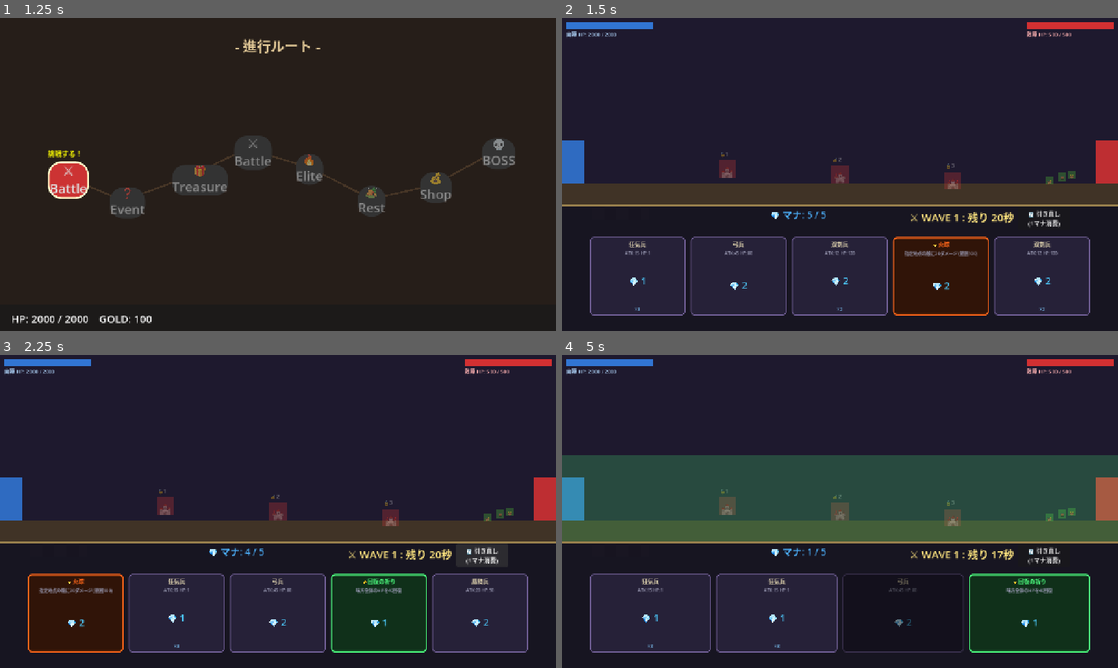
Above: before the commit, frames 1-4 (two rows, left to right).
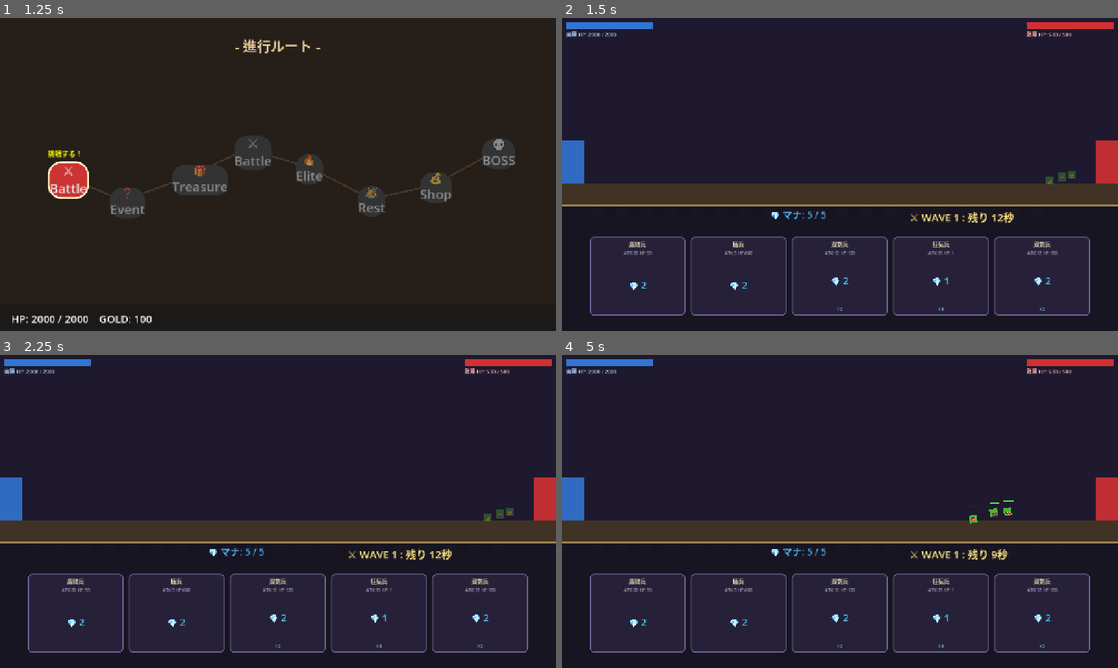
Above: after the commit, the same moments.

Repository: kumasan007/epic-line
Game: Godot game, scene res://Scenes/TitleScreen.tscn
The game is run twice, just before and just after one commit, with the same random seed, the same clock (stepped at 60 frames per second) and the same inputs.
Inputs (mouse positions are in pixels of both pictures, inside the frame that each line leads up to):
- Up to frame 1 (1.25 s): click "ゲーム開始" at 0.5 s
- Up to frame 2 (1.5 s): click "⚔️ Battle" at 1.25 s
- Up to frame 3 (2.25 s): click (483, 555) at 2 s, where only the run before the commit has a clickable "🔄 引き直し (1マナ消費)"
- Up to frame 4 (5 s): click (1045, 555) at 2.75 s, where only the run before the commit has a clickable "🔄 引き直し (1マナ消費)"; click (1045, 555) at 3.5 s, where only the run before the commit has a clickable "🔄 引き直し (1マナ消費)"; drag from (639, 611) to (895, 442) at 4.27 s

Frame 1 is identical in both runs. In frame 2, 5.3% of the frame differs, in the area x 11-90%, y 42-96%; in frame 3, 9.9%; in frame 4, 39%, in the area x 0-100%, y 32-96%.

Commit message:
feat: Implement core game management, UI, deck, battle, and unit systems.

Diff:
--- a/Scripts/BaseUnit.gd
+++ b/Scripts/BaseUnit.gd
@@ -74,21 +74,6 @@
 # 個体ごとの速度ゆらぎを持たせるための実際の速度
 var actual_speed: float = 0.0
 
-# === 全軍指揮の個別状態 ===
-# デフォルトはfalse（待機・後退）。突撃命令を受けるとtrueになる。
-var is_advancing: bool = false
-# BattleFieldへの参照（待機/後退ロジックなどで使用）
-var battlefield_ref = null
-
-# === ラリーポイント（指定地点待機） ===
-# -1.0 = 未設定（デフォルトのロール別ラインを使う）
-# 0以上 = 指定された座標へ移動して待機する
-var rally_x: float = -1.0
-
-# === 選択ハイライト ===
-var is_selected: bool = false
-var highlight_rect: ColorRect = null
-
 # === 拠点到達の境界座標 ===
 # BattleFieldから設定される。この座標を超えたら拠点に到達とみなす
 var enemy_base_x: float = INF
@@ -116,8 +101,6 @@
 	_create_temp_sprite()
 	# HPバーの作成
 	_create_hp_bar()
-	# 選択ハイライト枠の作成
-	_create_highlight()
 
 func _process(delta: float) -> void:
 	if not is_alive or is_ghost:
@@ -168,23 +151,8 @@
 		if dist_x < 15.0: # 15px以内なら物理的にぶつかっていると判定して立ち止まる
 			return
 
-	# --- 待機/後退コマンド時の移動制御 ---
-	# 自軍ユニットかつ、アサルト(0)以外の場合
+	# 前進し続ける
 	var current_move_dir: float = move_direction
-	if team == Team.PLAYER and unit_role != 0:
-		if not is_advancing: # 待機・後退状態
-			# ラリーポイントが設定されていればそこへ、未設定ならロール別デフォルトラインへ
-			var stop_x: float = rally_x if rally_x >= 0.0 else _get_defend_line_x()
-			# 許容誤差±5px
-			if position.x > stop_x + 5.0:
-				# ラインより進みすぎている → 自陣へ逃げ帰る（左へ）
-				current_move_dir = -1.0
-			elif position.x < stop_x - 5.0:
-				# ラインより手前 → 前進する（右へ）
-				current_move_dir = 1.0
-			else:
-				# ライン上にいる → 立ち止まる
-				return
 
 	# 実際の速度（ゆらぎ込み）×方向で更新
 	position.x += actual_speed * current_move_dir * delta
@@ -220,46 +188,6 @@
 
 		# 拠点へダメージを与える
 		attacked_base.emit(self, atk)
-
-# === 全軍指揮命令を受け取る ===
-func order_command(advance: bool) -> void:
-	if unit_role == 0:
-		return # アサルト(突撃兵)は命令を無視して常に前進する
-	is_advancing = advance
-
-# === ユニット種別のラリーポイントを設定 ===
-func set_rally_point(x_pos: float) -> void:
-	if unit_role == 0:
-		return # 突撃兵は命令無視
-	rally_x = x_pos
-	# ラリーポイントが設定されたら突撃状態を解除（待機に戻す）
-	is_advancing = false
-
-# === 選択ハイライトの切り替え ===
-func set_selected(selected: bool) -> void:
-	is_selected = selected
-	if highlight_rect:
-		highlight_rect.visible = selected
-
-# === 選択ハイライト枠の作成 ===
-func _create_highlight() -> void:
-	highlight_rect = ColorRect.new()
-	highlight_rect.name = "Highlight"
-	highlight_rect.color = Color(1.0, 1.0, 1.0, 0.3)
-	highlight_rect.size = Vector2(visual_size + 8, visual_size + 8)
-	highlight_rect.position = Vector2(-(visual_size + 8) / 2.0, -visual_size - 4)
-	highlight_rect.visible = false
-	highlight_rect.mouse_filter = Control.MOUSE_FILTER_IGNORE
-	add_child(highlight_rect)
-
-# === ロールに応じた防衛ラインX座標を取得 ===
-func _get_defend_line_x() -> float:
-	# 自陣拠点(X=70)からどれくらい進んだ位置に待機するか
-	match unit_role:
-		1: return 350.0 # TANK: 一番前（前衛の壁）
-		2: return 280.0 # FIGHTER: TANKの少し後ろ（近接主力）
-		3: return 200.0 # SHOOTER: 自陣拠点に近い後方（遠距離支援）
-		_: return 300.0
 
 # === 味方同士のめり込みを防ぐソフトコリジョン ===
 # 物理エンジンを使わず、近くの味方から軽く反発力を受けることで群れを散らす
@@ -689,13 +617,16 @@
 # === ユニット名から絵文字を取得 ===
 func _get_unit_emoji() -> String:
 	match unit_name:
-		"城砦": return "🏰"
+
 		"盾兵": return "🛡"
 		"双剣兵": return "⚔"
 		"弓兵": return "🏹"
 		"狂気兵": return "💀"
 		"爆弾兵": return "💣"
 		"鷹騎兵": return "🦅"
+		"騎兵": return "🐎"
+		"魔術師": return "🔮"
+		"暗殺者": return "🗡"
 		"ゴブリン": return "👹"
 		"ゴブリン弓": return "🏹"
 		"オーク盾": return "🪨"
@@ -874,5 +805,3 @@
 		hp_bar_bg.visible = true
 	if hp_bar_fill:
 		hp_bar_fill.visible = true
-	# 実体化した時は常に前進状態にする（全軍突撃ボタンを廃止したため）
-	is_advancing = true
--- a/Scripts/BattleField.gd
+++ b/Scripts/BattleField.gd
@@ -32,17 +32,9 @@
 var battle_ended: bool = false
 var earned_gold: int = 0
 
-# --- チェックポイント城システム ---
-# 城砦はすべて最初は「敵所有」。ユニットが占領して初めて前進できる。
-const CHECKPOINT_XS: Array = [380.0, 640.0, 900.0]  # 城砦のX座標（前線・中央・敵陣前）
-const CHECKPOINT_HP: float = 800.0                   # 各城砦のHP（3体で約16秒かかる硬さ）
-const CHECKPOINT_DPS: float = 50.0                   # ユニット1体あたりの城砦への毎秒ダメージ
-var checkpoint_units: Array = []                     # 城砦のBaseUnitインスタンス
-var checkpoint_captured: Array[bool] = []            # プレイヤーが占領済みか
-# 初期は自陣付近(200px)のみ配置可能。城砦占領で段階的に広がる
-# 初期は自陣付近(200px)のみ配置可能。城砦占領で段階的に広がる
-var player_deploy_limit_x: float = 200.0
-# 配置可能ゾーンのビジュアル（市松模様。占領で動的に更新）
+# 初期は配置可能範囲を戦場のほぼ全体に設定
+var player_deploy_limit_x: float = 1150.0
+# 配置可能ゾーンのビジュアル
 var deploy_zone_node: Node2D = null
 
 # --- 時間停止 ---
@@ -55,18 +47,6 @@
 var camera_shake_timer: float = 0.0
 var camera_shake_intensity: float = 0.0
 var original_camera_pos: Vector2 = Vector2.ZERO
-
-# --- ユニット選択システム ---
-var selected_unit_name: String = ""  # 現在選択中のユニット種別名（"" = 未選択）
-var rally_flag: ColorRect = null     # ラリーポイントの旗表示用
-var unit_rally_points: Dictionary = {} # { "unit_name": float(rally_x) } 新規生成ユニットへ引き継ぐため
-
-# --- 選択中専用の指揮UI ---
-var selection_ui_canvas: CanvasLayer = null
-var selection_ui_container: HBoxContainer = null
-
-# --- 遅延スペル予約リスト（SPELL_CYCLE用） ---
-var _pending_spells: Array[Dictionary] = []
 
 # --- 拠点HPバー（画面上部に表示） ---
 var player_hp_bar: ColorRect = null
@@ -106,17 +86,13 @@
 	# UILayerとの接続
 	_connect_ui_layer()
 
-	# チェックポイント城を生成
-	_setup_checkpoints()
+
 
 	# 配置可能ゾーンの地面ビジュアルを生成
 	_setup_deploy_zone_visual()
 
 	if main_camera:
 		original_camera_pos = main_camera.position
-
-	# --- 選択時専用の指揮UI（矢印ボタン）を作成 ---
-	_create_selection_ui()
 
 	# === 実時間ウェーブ制：最初から時間は進み始める ===
 	# 時止めは廃止されました
@@ -141,8 +117,7 @@
 		if hit_stop_timer <= 0.0:
 			Engine.time_scale = 1.0
 
-	# -- チェックポイント城砦の占領チェック --
-	_update_checkpoints(delta)
+
 
 	# -- 拠点へのダメージ判定とピンチ演出 --
 	_check_base_damage(delta)
@@ -220,134 +195,6 @@
 	if shake_duration > camera_shake_timer:
 		camera_shake_timer = shake_duration
 
-# === ユニット選択＆ラリーポイント設定のクリック処理 ===
-func _input(event: InputEvent) -> void:
-	if battle_ended:
-		return
-
-	if event is InputEventMouseButton and event.button_index == MOUSE_BUTTON_LEFT and event.pressed:
-		# UI領域（画面Y座標 >= 420）は無視（スクリーン座標で判定）
-		if event.position.y >= 420.0:
-			return
-
-		# --- 戦場（ワールド）の実際のクリック座標を取得 ---
-		var world_pos = get_global_mouse_position()
-		var clicked_unit = _find_unit_at(world_pos)
-
-		# --- ステップ1: べつの自軍ユニットをクリックした場合は、選択をそちらに切り替える ---
-		if clicked_unit != null and clicked_unit.team == BaseUnit.Team.PLAYER and clicked_unit.unit_name != selected_unit_name:
-			_select_unit_type(clicked_unit.unit_name)
-			return
-
-		# --- ステップ2: 既に選択中の同種ユニット自身を再クリックした場合は、選択を解除する ---
-		if clicked_unit != null and clicked_unit.team == BaseUnit.Team.PLAYER and clicked_unit.unit_name == selected_unit_name:
-			_deselect_all()
-			return
-
-		# --- ステップ3: 地面をクリックした場合はラリーポイント設定 ---
-		if selected_unit_name != "":
-			_set_rally_for_selected(world_pos.x)
-
-	# 右クリックで選択解除
-	if event is InputEventMouseButton and event.button_index == MOUSE_BUTTON_RIGHT and event.pressed:
-		_deselect_all()
-
-# === クリック位置の近くにいるユニットを探す ===
-func _find_unit_at(pos: Vector2) -> BaseUnit:
-	var best: BaseUnit = null
-	var best_dist: float = 50.0  # 50px以内がクリック範囲
-	for child in units_container.get_children():
-		if child is BaseUnit and child.is_alive and not child.is_ghost:
-			var dist = child.position.distance_to(pos)
-			if dist < best_dist:
-				best_dist = dist
-				best = child
-	return best
-
-# === 指定のユニット種別を全選択 ===
-func _select_unit_type(u_name: String) -> void:
-	selected_unit_name = u_name
-	print("[BattleField] ユニット選択: '%s'" % u_name)
-
-	var is_controllable = false
-
-	# 同種のユニットを全てハイライト
-	for child in units_container.get_children():
-		if child is BaseUnit and child.is_alive and child.team == BaseUnit.Team.PLAYER:
-			if child.unit_name == u_name:
-				child.set_selected(true)
-				if child.unit_role != 0: # 突撃兵以外なら操作可能
-					is_controllable = true
-			else:
-				child.set_selected(false)
-
-	# 操作可能なユニットなら専用UIを表示
-	if selection_ui_container:
-		selection_ui_container.visible = is_controllable
-
-# === 選択解除 ===
-func _deselect_all() -> void:
-	selected_unit_name = ""
-	for child in units_container.get_children():
-		if child is BaseUnit:
-			child.set_selected(false)
-	# ラリー旗を消す
-	if rally_flag and is_instance_valid(rally_flag):
-		rally_flag.queue_free()
-		rally_flag = null
-	# 専用UIを隠す
-	if selection_ui_container:
-		selection_ui_container.visible = false
-
-# === 選択中のユニットにラリーポイントを設定 ===
-func _set_rally_for_selected(x_pos: float) -> void:
-	var is_controllable: bool = false
-
-	# 新規生成ユニット用にラリーポイントを記憶
-	unit_rally_points[selected_unit_name] = x_pos
-
-	for child in units_container.get_children():
-		if child is BaseUnit and child.is_alive and child.team == BaseUnit.Team.PLAYER:
-			if child.unit_name == selected_unit_name:
-				# 突撃兵(ASSAULT)は命令無視なのでラリーも無視
-				if child.unit_role != 0:
-					child.set_rally_point(x_pos)
-					is_controllable = true
-
-	if is_controllable:
-		print("[BattleField] '%s' のラリーポイントを X=%.0f に設定" % [selected_unit_name, x_pos])
-		# ラリー旗の表示
-		_show_rally_flag(x_pos)
-	else:
-		print("[BattleField] '%s' は命令を受け付けません" % selected_unit_name)
-
-	# 指示を出した後はハイライトを解除する
-	_deselect_all()
-
-# === ラリー旗の表示 ===
-func _show_rally_flag(x_pos: float) -> void:
-	if rally_flag and is_instance_valid(rally_flag):
-		rally_flag.queue_free()
-
-	rally_flag = ColorRect.new()
-	rally_flag.color = Color(0.2, 1.0, 0.2, 0.6)
-	rally_flag.size = Vector2(4, 30)
-	rally_flag.position = Vector2(x_pos - 2, GROUND_Y - 30)
-	add_child(rally_flag)
-
-	# 3秒後に自動で消える
-	var tween = rally_flag.create_tween()
-	tween.tween_interval(2.0)
-	tween.tween_property(rally_flag, "modulate:a", 0.0, 1.0)
-	tween.tween_callback(rally_flag.queue_free)
-
-# === 外部からユニット種別を選択する（ロスターUIから呼ばれる） ===
-func select_unit_type_by_name(u_name: String) -> void:
-	if selected_unit_name == u_name:
-		_deselect_all() # 既に選択中なら解除（トグル動作）
-	else:
-		_select_unit_type(u_name)
-
 # === 死亡ユニットの生存数をカウント ===
 func get_alive_count_by_name(u_name: String) -> int:
 	var count: int = 0
@@ -364,8 +211,7 @@
 	deck_manager.name = "DeckManager"
 	add_child(deck_manager)
 
-	# サイクル終了時の一斉実体化
-	deck_manager.cycle_ended.connect(_on_cycle_ended)
+
 	# サイクル開始時に敵ゴーストを配置
 	deck_manager.cycle_started.connect(_on_cycle_started)
 
@@ -383,7 +229,24 @@
 		var spawn_x = randf_range(ENEMY_BASE_X - 120.0, ENEMY_BASE_X - 20.0)
 		var unit = spawn_unit(BaseUnit.Team.ENEMY, spawn_x, enemy_stats, true)
 		unit.enemy_base_x = PLAYER_BASE_X
-	print("[BattleField] サイクル%d: 敵%d体をゴースト配置" % [cycle_number, enemies_for_cycle.size()])
+
+		# --- 敵は1.5秒の「ゴースト状態」を経て進軍開始 ---
+		get_tree().create_timer(1.5).timeout.connect(func():
+			if is_instance_valid(unit) and unit.is_ghost:
+				unit.materialize()
+				# 敵の実体化エフェクト（赤黒いオーラ）
+				var effect = ColorRect.new()
+				effect.size = Vector2(unit.visual_size + 15, unit.visual_size + 15)
+				effect.color = Color(1.0, 0.2, 0.2, 0.4)
+				effect.position = Vector2(-effect.size.x/2, -effect.size.y)
+				unit.add_child(effect)
+				var tw = unit.create_tween()
+				tw.tween_property(effect, "scale", Vector2(1.3, 1.3), 0.3)
+				tw.parallel().tween_property(effect, "modulate:a", 0.0, 0.3)
+				tw.tween_callback(effect.queue_free)
+		)
+
+	print("[BattleField] サイクル%d: 敵%d体を出撃警告(1.5秒後に進軍)！" % [cycle_number, enemies_for_cycle.size()])
 
 # === サイクル番号に応じた敵の編成を返す ===
 func _get_enemies_for_cycle(cycle_number: int) -> Array[Dictionary]:
@@ -479,111 +342,6 @@
 				enemies.append(boss.duplicate())
 
 	return enemies
-func _on_cycle_ended() -> void:
-	# ゴーストユニットを一斉実体化
-	var ghosts_count = 0
-	for child in units_container.get_children():
-		if child is BaseUnit and child.is_ghost:
-			child.materialize()
-			ghosts_count += 1
-	print("[BattleField] %d体の予約ユニットが一斉に実体化しました！" % ghosts_count)
-
-	# 遅延スペル（SPELL_CYCLE）を発動
-	for spell_data in _pending_spells:
-		_execute_spell(spell_data["card"], spell_data["target_x"])
-	_pending_spells.clear()
-
-# === _on_phase_changed 等は廃止（削除） ===
-
-# ===================================================
-# チェックポイント城砦システム
-# ===================================================
-
-func _setup_checkpoints() -> void:
-	for i in range(CHECKPOINT_XS.size()):
-		checkpoint_captured.append(false)
-
-		var cx: float = CHECKPOINT_XS[i]
-
-		# 城砦自体をHPを持つ「動かない敵ユニット」として生成する
-		# これにより、プレイヤーユニットが通常の索敵・攻撃ロジックを使って城砦を叩けるようになる
-		var fort_stats = {
-			"unit_name": "城砦", "max_hp": CHECKPOINT_HP, "atk": 0.0,
-			"attack_range": 0.0, "speed": 0.0, "attack_interval": 999.0,
-			"visual_size": 40.0, "unit_color": Color(0.7, 0.2, 0.2),
-			"knockback_chance": 0.0, "knockback_power": 0.0, "kb_resistance": 1000.0, # 吹き飛ばない壁
-			"flinch_chance": 0.0, "flinch_duration": 0.0  # ひるまない
-		}
-
-		var fort_unit = spawn_unit(BaseUnit.Team.ENEMY, cx, fort_stats, true)
-		fort_unit.enemy_base_x = PLAYER_BASE_X # 敵として出撃
-		# （ラベル追加: 🔒）
-		var label = Label.new()
-		label.text = "🔒%d" % (i + 1)
-		label.position = Vector2(-18, -65)
-		label.add_theme_font_size_override("font_size", 14)
-		fort_unit.add_child(label)
-
-		checkpoint_units.append(fort_unit)
-
-# === 城砦の占領チェック（毎フレーム） ===
-func _update_checkpoints(delta: float) -> void:
-	if battle_ended:
-		return
-
-	for i in range(CHECKPOINT_XS.size()):
-		if checkpoint_captured[i]:
-			continue
-
-		var fort: BaseUnit = checkpoint_units[i]
-
-		# 城砦が破壊（死亡）された＝占領完了
-		if not is_instance_valid(fort) or not fort.is_alive or fort.current_hp <= 0.0:
-			_capture_checkpoint(i)
-			continue
-
-		var fort_x: float = CHECKPOINT_XS[i]
-
-		for child in units_container.get_children():
-			if not (child is BaseUnit) or not child.is_alive or child.is_ghost or child.team != BaseUnit.Team.PLAYER:
-				continue
-
-			# 城砦の裏側を目標にしている敵に近づくのを防ぐ（壁としての役割）
-			# 実体のある城砦ユニットを攻撃していない場合でも、壁を超えられないようにする
-			if not child.is_flying and child.position.x >= fort_x - 30.0:
-				child.position.x = fort_x - 30.0
-
-# === 城砦占領処理 ===
-func _capture_checkpoint(index: int) -> void:
-	checkpoint_captured[index] = true
-
-	# 城砦跡地（青色の旗）を立てる
-	var fort_x = CHECKPOINT_XS[index]
-	var claim_flag = Label.new()
-	claim_flag.text = "🚩"  # 占領フラッグ
-	claim_flag.add_theme_font_size_override("font_size", 36)
-	claim_flag.position = Vector2(fort_x - 25, GROUND_Y - 50)
-	add_child(claim_flag)
-
-	# 占領済み数に応じて配置可能エリアを拡大
-	# 城砦の「少し手前」まで配置できるように設定
-	match index:
-		0: player_deploy_limit_x = 500.0   # 1城目占領 → 前線基地付近まで
-		1: player_deploy_limit_x = 780.0   # 2城目占領 → 敵陣に深く入れる
-		2: player_deploy_limit_x = 1050.0  # 3城目占領 → 敵拠点まで迫れる
-
-	print("[BattleField] 🏰 城砦%d 占領！配置可能範囲 → %.0fpxまで" % [index + 1, player_deploy_limit_x])
-
-	# UILayerに新しい配置上限を通知
-	var main_node = get_parent()
-	if main_node:
-		var ui_layer = main_node.get_node_or_null("UILayer/UIRoot")
-		if ui_layer and ui_layer.has_method("set_deploy_limit"):
-			ui_layer.set_deploy_limit(player_deploy_limit_x)
-
-	# 配置ゾーンのビジュアルも更新
-	_refresh_deploy_zone_visual()
-
 # ===================================================
 # 配置ゾーン・地面ビジュアル
 # ===================================================
@@ -692,17 +450,6 @@
 			ui_layer.set_battlefield_ref(self)
 		print("[BattleField] UILayerとの接続完了")
 
-# === 全軍指揮（現在フィールドにいる味方に命令を出す単発トリガー） ===
-func order_all_player_units(advance: bool) -> void:
-	if advance:
-		print("[BattleField] ⚔ 現在の全軍に突撃命令を発行しました！")
-	else:
-		print("[BattleField] 🔙 現在の全軍に後退・待機命令を発行しました！")
-
-	for child in units_container.get_children():
-		if child is BaseUnit and child.team == BaseUnit.Team.PLAYER and child.is_alive:
-			if child.has_method("order_command"):
-				child.order_command(advance)
 
 # === デッキを取得（GameManagerがあればそこから、無ければテスト用を生成） ===
 func _create_test_deck() -> Array[CardData]:
@@ -753,11 +500,9 @@
 		# カード種別に応じた処理を分岐
 		match card.card_type:
 			CardData.CardType.UNIT:
-				# ユニットカード → summon_count分のゴーストを配置予約
 				var count = card.summon_count
-				print("[BattleField] ユニット '%s' ×%d を位置 %.0f に予約！" % [card.card_name, count, target_pos_x])
+				print("[BattleField] ユニット '%s' ×%d を位置 %.0f に配置！(1秒後に実体化)" % [card.card_name, count, target_pos_x])
 				for i in range(count):
-					# 複数体は少しずつX位置をバラけさせる（重なり防止）
 					var offset_x = 0.0
 					if count > 1:
 						offset_x = (i - (count - 1) / 2.0) * 25.0  # 中心から±25pxずつ散開
@@ -765,15 +510,34 @@
 					var unit = spawn_unit(BaseUnit.Team.PLAYER, spawn_x, card.get_unit_stats(), true)
 					unit.enemy_base_x = ENEMY_BASE_X
 
+					# --- 1秒間の待機後に実体化 ---
+					# ゴーストとして配置し、1秒後に materialize() を呼ぶ
+					get_tree().create_timer(1.0).timeout.connect(func():
+						if is_instance_valid(unit) and unit.is_ghost:
+							unit.materialize()
+							# ちょっとしたエフェクト
+							var effect = ColorRect.new()
+							effect.size = Vector2(unit.visual_size + 10, unit.visual_size + 10)
+							effect.color = Color(0.8, 1.0, 1.0, 0.4)
+							effect.position = Vector2(-effect.size.x/2, -effect.size.y)
+							unit.add_child(effect)
+							var tw = unit.create_tween()
+							tw.tween_property(effect, "scale", Vector2(1.5, 1.5), 0.3)
+							tw.parallel().tween_property(effect, "modulate:a", 0.0, 0.3)
+							tw.tween_callback(effect.queue_free)
+					)
+
 			CardData.CardType.SPELL_INSTANT:
 				# 即時スペル → ドロップした瞬間に効果発動！
 				print("[BattleField] ⚡ スペル '%s' を即時発動！" % card.card_name)
 				_execute_spell(card, target_pos_x)
 
 			CardData.CardType.SPELL_CYCLE:
-				# 遅延スペル → サイクル終了時に発動（予約だけしておく）
-				print("[BattleField] 🕐 スペル '%s' をサイクル終了時に発動予約" % card.card_name)
-				_pending_spells.append({"card": card, "target_x": target_pos_x})
+				# 遅延スペル → 1秒後に発動
+				print("[BattleField] 🕐 スペル '%s' を1秒後に発動" % card.card_name)
+				get_tree().create_timer(1.0).timeout.connect(func():
+					_execute_spell(card, target_pos_x)
+				)
 
 # === スペルカードの効果を実行する ===
 func _execute_spell(card: CardData, target_x: float) -> void:
@@ -832,7 +596,7 @@
 func spawn_unit(team: BaseUnit.Team, spawn_x: float, stats: Dictionary = {}, is_ghost: bool = false) -> BaseUnit:
 	var unit := BaseUnit.new()
 	unit.team = team
-	unit.battlefield_ref = self # BattleFieldの参照を持たせる（コマンド確認用）
+
 
 	# ステータスの上書き
 	if stats.has("unit_role"): unit.unit_role = stats["unit_role"]
@@ -882,13 +646,6 @@
 		if team == BaseUnit.Team.PLAYER and "mask_of_swiftness" in GameManager.player_relics:
 			unit.speed *= 1.2 # 味方全員の移動速度+20%
 
-	# --- 新規生成ユニットへの「ラリーポイント」と「選択状態」の引き継ぎ ---
-	if team == BaseUnit.Team.PLAYER:
-		if unit_rally_points.has(unit.unit_name):
-			unit.set_rally_point(unit_rally_points[unit.unit_name])
-		if unit.unit_name == selected_unit_name:
-			unit.set_selected(true)
-
 	# シグナルを接続
 	unit.unit_died.connect(_on_unit_died)
 	unit.attacked_base.connect(_on_unit_attacked_base)
@@ -971,60 +728,6 @@
 			var discard_size: int = deck_manager.discard_pile.size() if deck_manager else 0
 			ui_root._update_debug_info(deck_size, discard_size, wave_num)
 
-# === 選択時専用UIの作成 ===
-func _create_selection_ui() -> void:
-	selection_ui_canvas = CanvasLayer.new()
-	selection_ui_canvas.layer = 5 # UILayer(10)より下、戦場より上
-	add_child(selection_ui_canvas)
-
-	selection_ui_container = HBoxContainer.new()
-	# 画面上部の中央付近に配置
-	selection_ui_container.set_anchors_preset(Control.PRESET_TOP_WIDE)
-	selection_ui_container.position = Vector2(0, 20)
-	selection_ui_container.alignment = BoxContainer.ALIGNMENT_CENTER
-	selection_ui_container.add_theme_constant_override("separation", 100)
-	selection_ui_container.mouse_filter = Control.MOUSE_FILTER_IGNORE
-	selection_ui_canvas.add_child(selection_ui_container)
-
-	# 後退ボタン
-	var btn_back = Button.new()
-	btn_back.text = "◀ 後退"
-	btn_back.custom_minimum_size = Vector2(160, 60)
-	btn_back.add_theme_font_size_override("font_size", 28)
-	btn_back.pressed.connect(_on_selection_back_pressed)
-	var style_back = StyleBoxFlat.new()
-	style_back.bg_color = Color(0.2, 0.4, 0.8, 0.9)
-	style_back.set_corner_radius_all(8)
-	btn_back.add_theme_stylebox_override("normal", style_back)
-	btn_back.add_theme_stylebox_override("hover", style_back.duplicate())
-	selection_ui_container.add_child(btn_back)
-
-	# 突撃ボタン
-	var btn_fwd = Button.new()
-	btn_fwd.text = "突撃 ▶"
-	btn_fwd.custom_minimum_size = Vector2(160, 60)
-	btn_fwd.add_theme_font_size_override("font_size", 28)
-	btn_fwd.pressed.connect(_on_selection_fwd_pressed)
-	var style_fwd = StyleBoxFlat.new()
-	style_fwd.bg_color = Color(0.8, 0.3, 0.2, 0.9)
-	style_fwd.set_corner_radius_all(8)
-	btn_fwd.add_theme_stylebox_override("normal", style_fwd)
-	btn_fwd.add_theme_stylebox_override("hover", style_fwd.duplicate())
-	selection_ui_container.add_child(btn_fwd)
-
-	selection_ui_container.visible = false
-
-# === 選択時UIのボタン処理 ===
-func _on_selection_back_pressed() -> void:
-	if selected_unit_name != "":
-		# 自陣拠点の少し前まで一気に下げる
-		_set_rally_for_selected(PLAYER_BASE_X + 60.0)
-
-func _on_selection_fwd_pressed() -> void:
-	if selected_unit_name != "":
-		# 敵陣拠点の奥深くまで進ませる（実質的な突撃）
-		_set_rally_for_selected(ENEMY_BASE_X - 10.0)
-
 # === 全ウェーブ完了 ===
 func _on_all_waves_completed() -> void:
 	print("[BattleField] 全ウェーブ完了！ 残った敵を倒せば勝利！")
--- a/Scripts/DeckManager.gd
+++ b/Scripts/DeckManager.gd
@@ -1,9 +1,8 @@
 # DeckManager.gd
 # 【リアルタイム・ウェーブ召喚制】
 # - 12秒ごとにサイクルが回る（時間停止なし）
-# - サイクル開始時に手札を引き直し、マナが回復する
-# - プレイヤーは手札からカードを戦場に配置（予約）する
-# - サイクル終了時に予約された全ユニットが一斉に実体化する
+# - サイクル開始時にマナが回復する
+# - プレイヤーは手札からカードを戦場に配置し、1秒後に実体化する
 extends Node
 class_name DeckManager
 
@@ -12,7 +11,6 @@
 signal hand_discarded()                                   # 手札が破棄された時
 signal mana_changed(current_mana: int, max_mana: int)     # マナが変化した時
 signal cycle_timer_updated(time_left: float, total: float)# サイクルの残り時間が変わった時
-signal cycle_ended()                                      # サイクルが終了し、一斉スポーンする時
 signal cycle_started(cycle_number: int)                    # 新しいサイクルが開始した時
 signal deck_shuffled()                                    # 山札がシャッフルされた時
 
@@ -29,7 +27,7 @@
 var mana_per_cycle: int = 5     # 1サイクルごとのマナリセット値
 
 # === サイクルシステム ===
-var cycle_duration: float = 20.0 # 1サイクルの秒数
+var cycle_duration: float = 12.0 # 1サイクルの秒数
 var cycle_timer: float = 0.0     # 現在の残り時間
 var cycle_count: int = 0         # 何サイクル目か（敵の難易度スケーリングに使用）
 
@@ -66,9 +64,7 @@
 
 # === サイクルの終了と一斉スポーン ===
 func _on_cycle_end() -> void:
-	print("[DeckManager] ⏳ サイクル終了！ 予約ユニットが一斉に実体化します！")
-	# BattleFieldに一斉スポーンを通知
-	cycle_ended.emit()
+	print("[DeckManager] ⏳ サイクル終了！ マナ回復と手札補充を行います")
 
 	# マナリセット（Slay the Spireのように、持ち越し不可。毎サイクル固定値になる）
 	current_mana = mana_per_cycle
@@ -147,17 +143,3 @@
 	# UI更新のために再通知
 	hand_drawn.emit()
 	return true
-
-# === 1マナ消費して手札を引き直す ===
-func redraw_hand() -> bool:
-	if current_mana < 1:
-		print("[DeckManager] 引き直し失敗: マナ不足")
-		return false
-
-	current_mana -= 1
-	mana_changed.emit(current_mana, max_mana)
-
-	print("[DeckManager] 手札を1マナ消費で引き直しました")
-	_discard_hand()
-	_draw_cards(max_hand_size)
-	return true
--- a/Scripts/GameManager.gd
+++ b/Scripts/GameManager.gd
@@ -203,6 +203,69 @@
 
     player_deck.append(hawk)
 
+    # --- 騎兵（突破役）× 1 ---
+    # 役割: 高速で敵陣に突っ込み、強力なノックバックで前線を押し上げる
+    var cav := CardData.new()
+    cav.card_name = "騎兵"
+    cav.description = "高速移動と強力なノックバック"
+    cav.unit_role = CardData.UnitRole.FIGHTER
+    cav.mana_cost = 3
+    cav.summon_count = 1
+    cav.unit_name = "騎兵"
+    cav.max_hp = 120.0
+    cav.atk = 18.0
+    cav.attack_range = 35.0
+    cav.speed = 100.0  # かなり速い
+    cav.attack_interval = 1.0
+    cav.attack_windup_time = 0.2
+    cav.knockback_chance = 80.0
+    cav.knockback_power = 90.0
+    cav.knockback_direction = Vector2(1.0, -1.0)
+    cav.visual_size = 35.0
+    cav.unit_color = Color(0.8, 0.4, 0.2)
+    player_deck.append(cav)
+
+    # --- 魔術師（範囲攻撃）× 1 ---
+    # 役割: 攻撃間隔は遅いが、着弾地点の周囲にダメージを与える。集団戦に強い
+    var mage := CardData.new()
+    mage.card_name = "魔術師"
+    mage.description = "着弾時に爆発する範囲魔法"
+    mage.unit_role = CardData.UnitRole.SHOOTER
+    mage.mana_cost = 2
+    mage.summon_count = 1
+    mage.unit_name = "魔術師"
+    mage.max_hp = 40.0
+    mage.atk = 25.0
+    mage.attack_range = 250.0
+    mage.speed = 40.0
+    mage.attack_interval = 2.0
+    mage.attack_windup_time = 0.4
+    mage.is_ranged = true
+    mage.projectile_speed = 300.0
+    mage.projectile_aoe = 60.0  # 半径60の範囲ダメージ
+    mage.visual_size = 25.0
+    mage.unit_color = Color(0.5, 0.1, 0.8)
+    player_deck.append(mage)
+
+    # --- 暗殺者（一点突破）× 1 ---
+    # 役割: 非常に脆いが、とてつもない火力と攻撃速度で厄介な敵を即座に葬る
+    var assassin := CardData.new()
+    assassin.card_name = "暗殺者"
+    assassin.description = "超火力・超紙装甲の近接特化"
+    assassin.unit_role = CardData.UnitRole.ASSAULT
+    assassin.mana_cost = 2
+    assassin.summon_count = 1
+    assassin.unit_name = "暗殺者"
+    assassin.max_hp = 30.0  # 弓1〜2発で沈む
+    assassin.atk = 40.0
+    assassin.attack_range = 30.0
+    assassin.speed = 120.0
+    assassin.attack_interval = 0.4  # 高速連撃
+    assassin.attack_windup_time = 0.1
+    assassin.visual_size = 20.0
+    assassin.unit_color = Color(0.2, 0.2, 0.2)
+    player_deck.append(assassin)
+
     # --- 火球（即時スペル） × 2 ---
     # 特徴：指定位置周辺の敵にAoEダメージ。前線が崩壊しそうな時の緊急手段。
     for i in range(2):
--- a/Scripts/UILayer.gd
+++ b/Scripts/UILayer.gd
@@ -184,17 +184,7 @@
 	cycle_timer_label.position = Vector2(800, 440)
 	add_child(cycle_timer_label)
 
-	# --- 引き直しボタン（1マナ） ---
-	var redraw_btn = Button.new()
-	redraw_btn.text = "🔄 引き直し\n(1マナ消費)"
-	redraw_btn.position = Vector2(1050, 435)
-	redraw_btn.custom_minimum_size = Vector2(120, 50)
-	redraw_btn.add_theme_font_size_override("font_size", 14)
-	redraw_btn.pressed.connect(func():
-		if deck_manager:
-			deck_manager.redraw_hand()
-	)
-	add_child(redraw_btn)
+	# 引き直しボタンは廃止されました
 
 # === マナ変化時 ===
 func _on_mana_changed(current: int, max_val: int) -> void:
Not shown, changed: .agents/ProjectOverview.md
